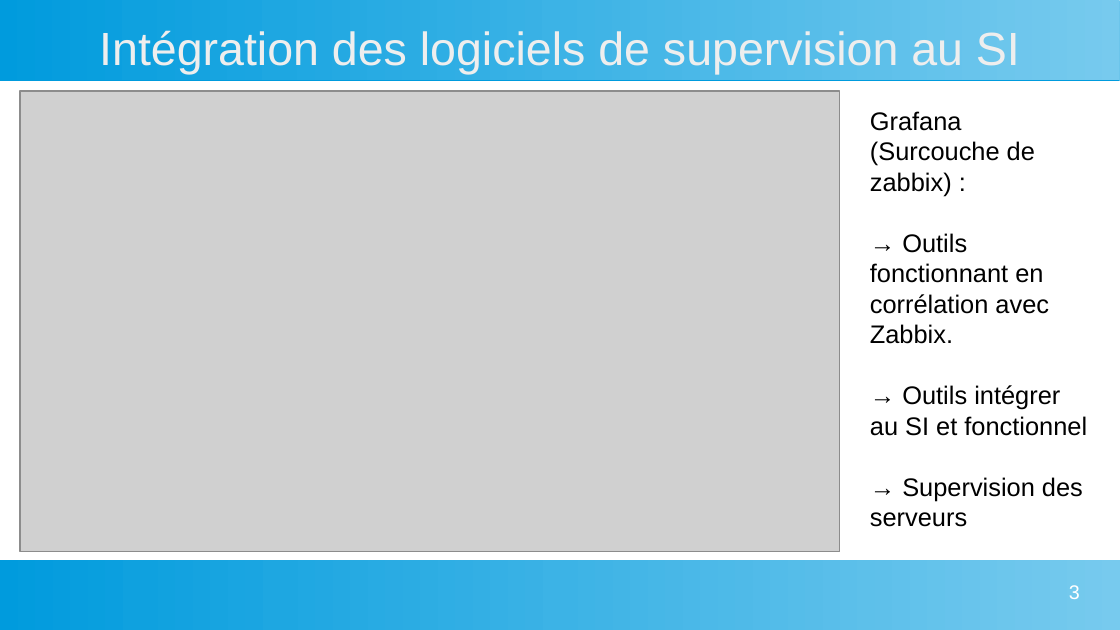
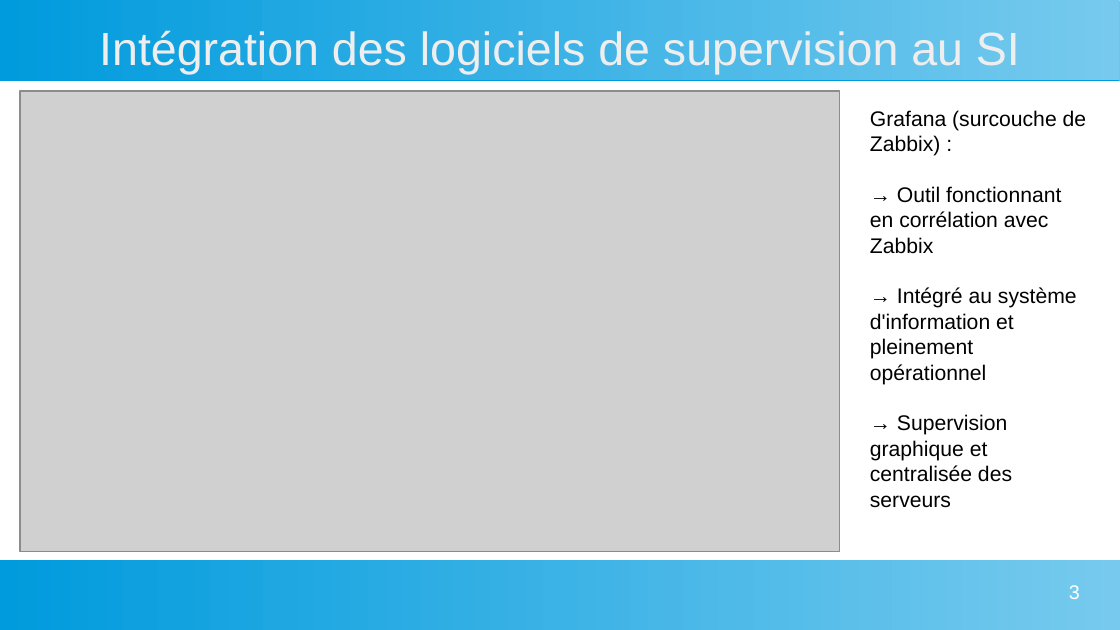
Before and after one commit to killex8569/Mon-Portfolio, a slide deck: slide 3 of data/Preuve 5.1 Mettre à disposition des utilisateurs un service informatique Supervision.odp. Drawn at 1120x630 pixels with LibreOffice and Linux fonts; fonts in the diff are those of the drawing; grey boxes stand for pictures. Boxes give left, top, right and bottom in pixels: in the first picture for what was removed or moved away, otherwise in the second. Text is boxed around its words. In the diff, an @@ line names an element or a change of style, - is before the commit and + after.

```diff
--- a/data/Preuve 5.1 Mettre à disposition des utilisateurs un service informatique Supervision.odp
+++ b/data/Preuve 5.1 Mettre à disposition des utilisateurs un service informatique Supervision.odp
@@ text at [870, 110, 1087, 508]: text changed; size 18 to 15 pt @@
-Grafana (Surcouche de zabbix) :
-→ Outils fonctionnant en corrélation avec Zabbix.
-→ Outils intégrer au SI et fonctionnel
-→ Supervision des serveurs
+Grafana (surcouche de Zabbix) :
+→ Outil fonctionnant en corrélation avec Zabbix
+→ Intégré au système d'information et pleinement opérationnel
+→ Supervision graphique et centralisée des serveurs
```
Also in this commit, not shown: 2 other slides changed, 1 slide removed, 9 other files.
